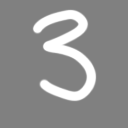
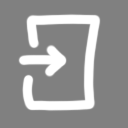
Before/after of a 128×128 layered artwork. What changed in the layer stack:
added layer "выход" above "кнопка меню" over [18, 13, 101, 112]
hid "Слой 3" over [32, 9, 97, 102]
